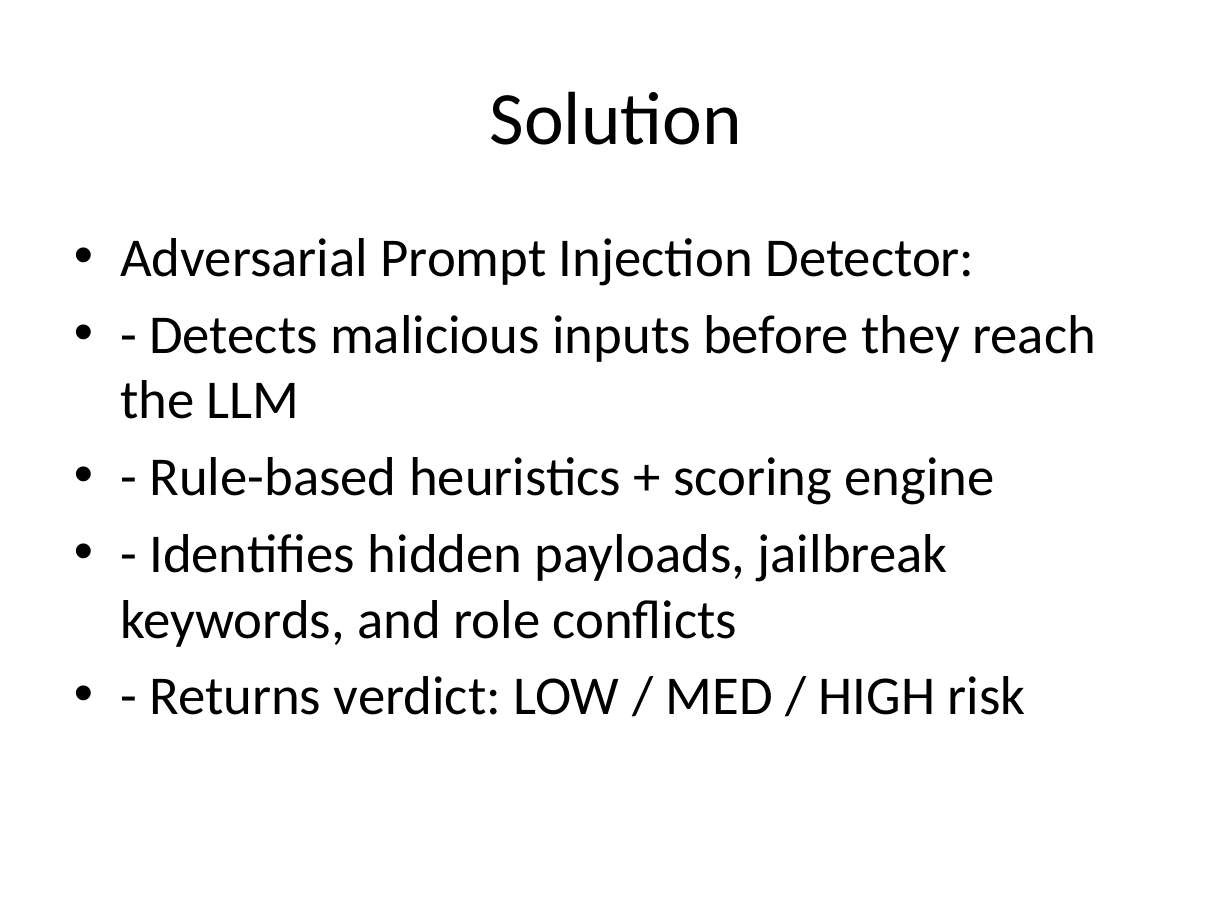
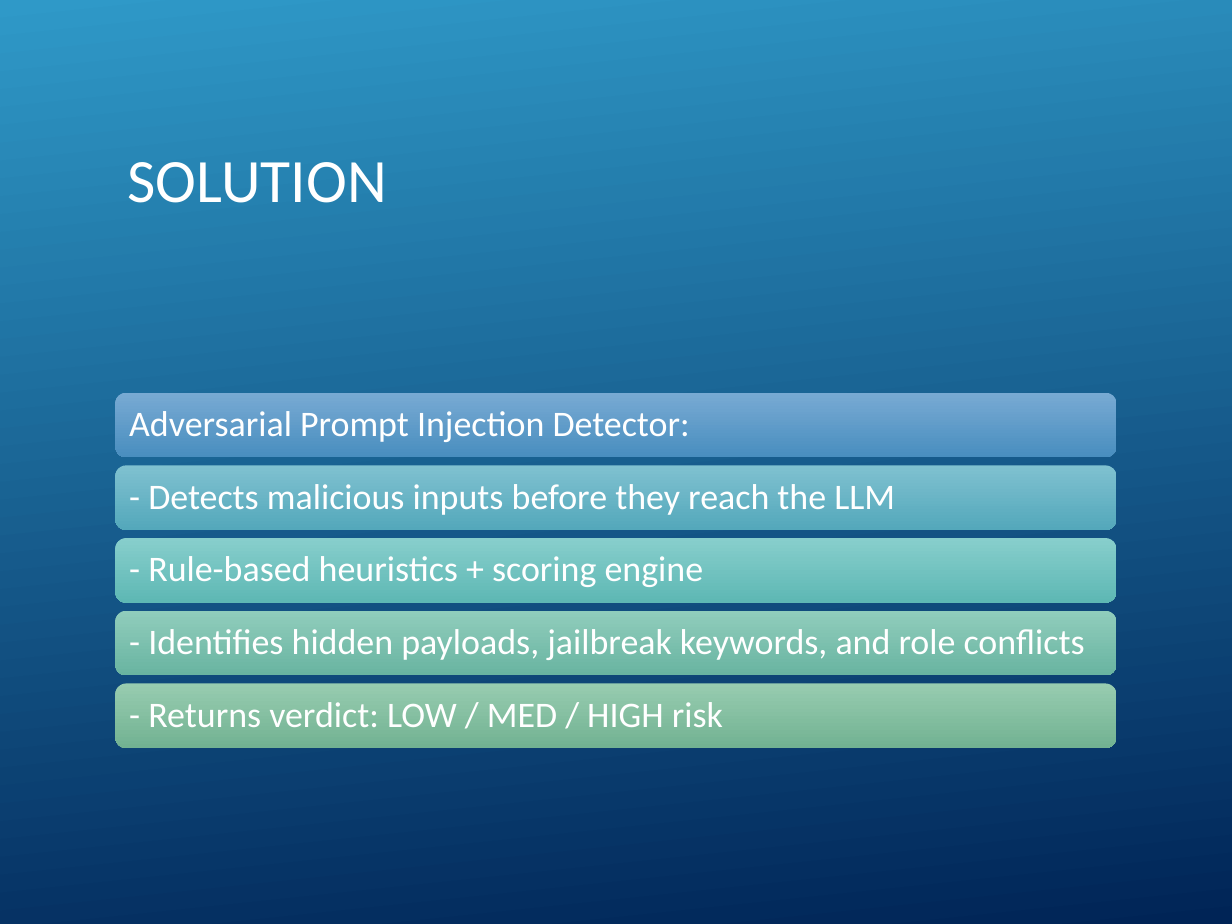
Before and after one commit to NguiWeily/Prompt-Injection-Detector, a slide deck: slide 3 of Adversarial_Prompt_Injection_Detector_Pitch.pptx. Drawn at 1232x924 pixels with LibreOffice and Linux fonts; fonts in the diff are those of the drawing; background and template pictures are left out. Boxes give left, top, right and bottom in pixels: in the first picture for what was removed or moved away, otherwise in the second. Text is boxed around its words. In the diff, an @@ line names an element or a change of style, - is before the commit and + after.

```diff
--- a/Adversarial_Prompt_Injection_Detector_Pitch.pptx
+++ b/Adversarial_Prompt_Injection_Detector_Pitch.pptx
@@ background #FFFFFF to picture (left out) @@
@@ rectangle added at [0,0,1232,924], fill gradient #3198C9 to #002456 @@
@@ title at [128,162,387,203]: text changed; size 44 to 36 pt; text colour #000000 to #FFFFFF @@
-Solution
+SOLUTION
@@ text removed at [120,238,1096,715] @@
-• Adversarial Prompt Injection Detector:
-• - Detects malicious inputs before they reach the LLM
-• - Rule-based heuristics + scoring engine
-• - Identifies hidden payloads, jailbreak keywords, and role conflicts
-• - Returns verdict: LOW / MED / HIGH risk
@@ group added at [116,393,1116,748]: 5 rounded rectangles, 5 texts @@
+Adversarial Prompt Injection Detector:
+- Detects malicious inputs before they reach the LLM
+- Rule-based heuristics + scoring engine
+- Identifies hidden payloads, jailbreak keywords, and role conflicts
+- Returns verdict: LOW / MED / HIGH risk
@@ group added at [0,0,1216,924]: 33 freeform shapes, 3 rectangles @@
```
Also in this commit, not shown: 8 other slides changed, 1 slide added, 1 slide removed, 3 other files.
